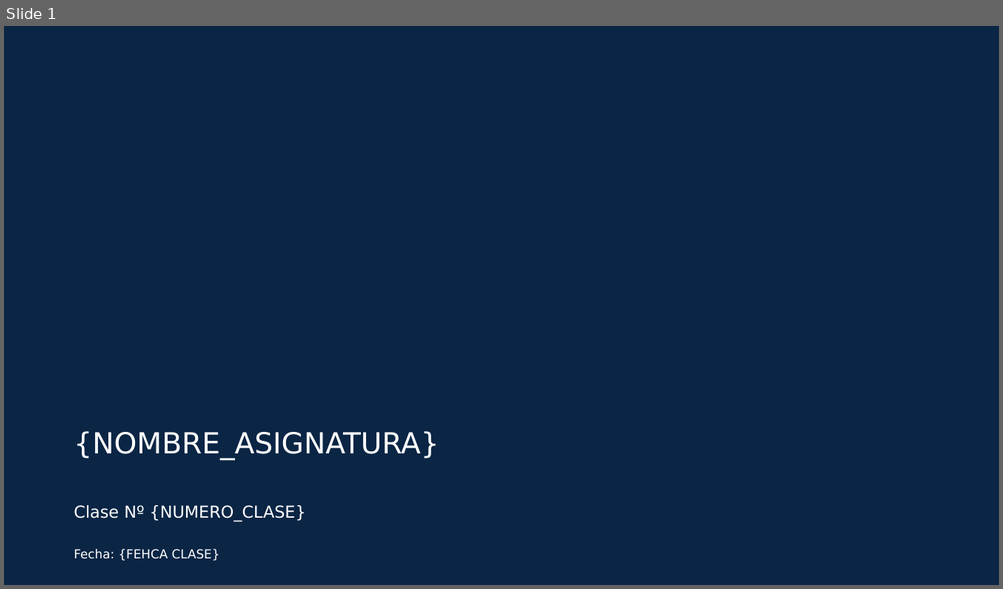
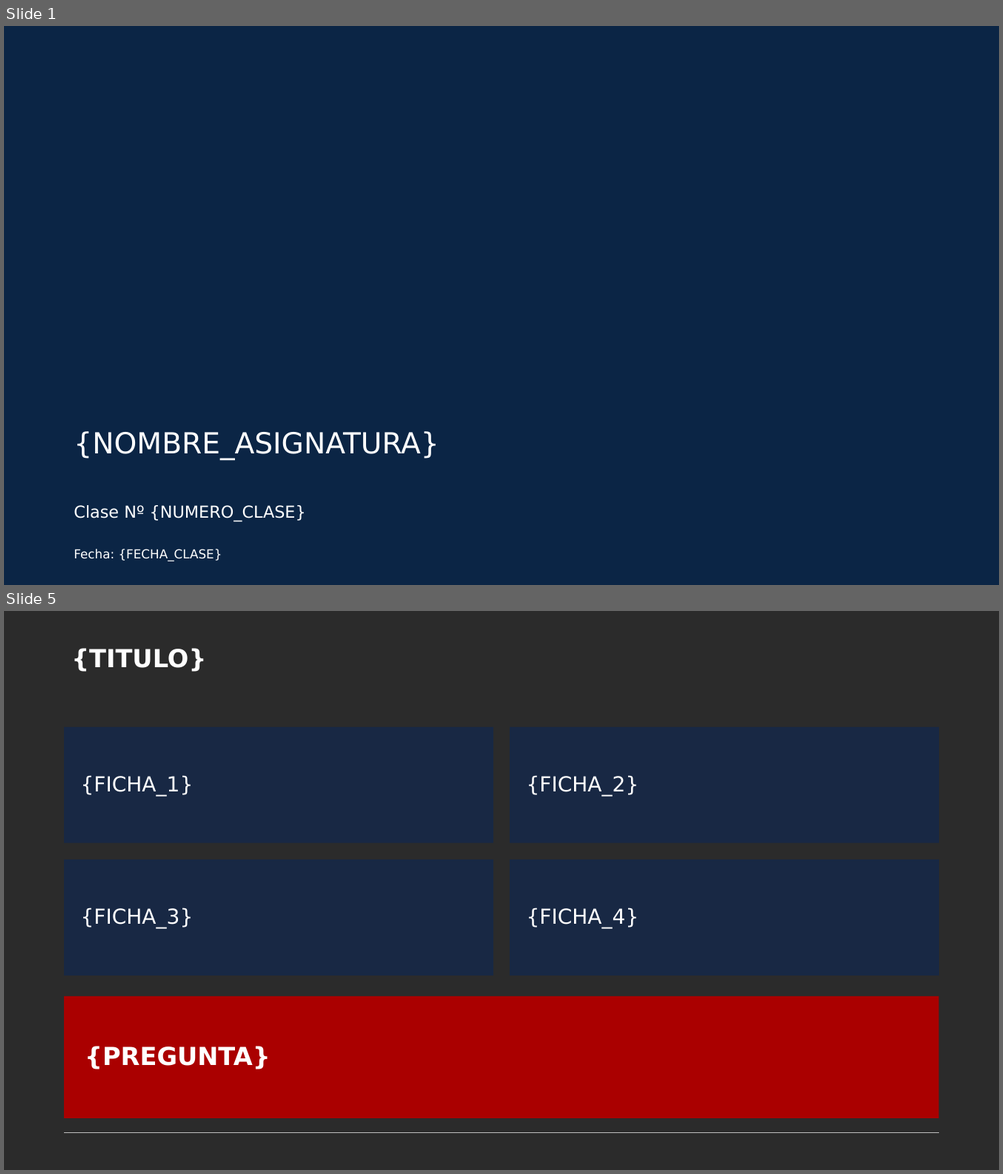
Before and after one commit to andystefano/semestra, a slide deck: resources/plantillas/Clase_Clase.pptx. Shown one above the other, each under a label of ours: slide 1 before the commit, slides 1 and 5 after it; the slides between them are not shown. The pictures are 1003x589 and 1003x1174 pixels, drawn with LibreOffice and Linux fonts; fonts in the diff are those of the drawing; background and template pictures are left out; a plain dark background stands for a picture behind light text. Boxes give left, top, right and bottom in pixels: in the first picture for what was removed or moved away, otherwise in the second. Text is boxed around its words. In the diff, an @@ line names an element or a change of style, - is before the commit and + after.

```diff
--- a/resources/plantillas/Clase_Clase.pptx
+++ b/resources/plantillas/Clase_Clase.pptx
@@ slide 5 added at box(4, 611, 999, 1170), background picture (left out) @@
@@ text added at box(71, 648, 206, 672), 24 pt, text #FFFFFF, bold @@
+{TITULO}
@@ rectangle added at box(65, 727, 493, 844), fill #182844, 20 pt, text #FFFFFF @@
+{FICHA_1}
@@ rectangle added at box(510, 727, 939, 844), fill #182844, 20 pt, text #FFFFFF @@
+{FICHA_2}
@@ rectangle added at box(65, 860, 493, 976), fill #182844, 20 pt, text #FFFFFF @@
+{FICHA_3}
@@ rectangle added at box(510, 860, 939, 976), fill #182844, 20 pt, text #FFFFFF @@
+{FICHA_4}
@@ rectangle added at box(65, 997, 939, 1119), fill #AA0000, 24 pt, text #FFFFFF, bold @@
+{PREGUNTA}
@@ line added from (65, 1133) to (939, 1133), #BFBFBF 0.75 pt @@
@@ slide 1 changed as well @@
@@ text at box(74, 549, 222, 562): text changed @@
-Fecha: {FEHCA CLASE}
+Fecha: {FECHA_CLASE}
```
Also in this commit, not shown: 72 other slides added, 1 slide removed, 9 other files.
